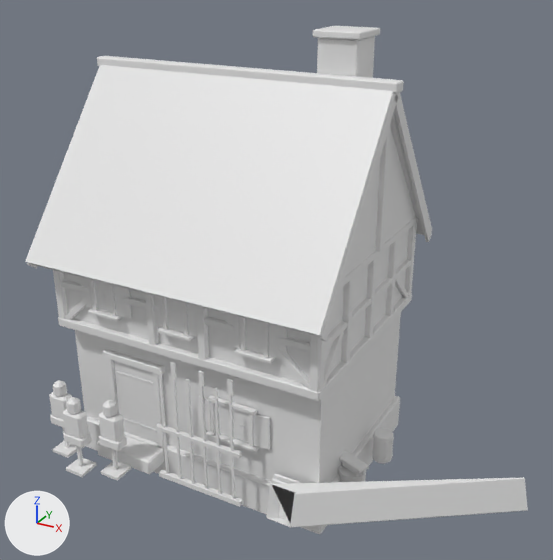
Renders of the glTF model public/buildings/armourer_3.glb from each side of a commit.
Camera for both pictures: a 50 mm camera at (8.93, -14.42, 11.39) aimed at (1.34, -0.63, 4.5). Every picture has the same lights, and +X, +Y and +Z are marked at lower left. The picture after the commit comes second. Vertices at exactly the same position are counted once.

Objects in the first picture: 'armourer_3'.
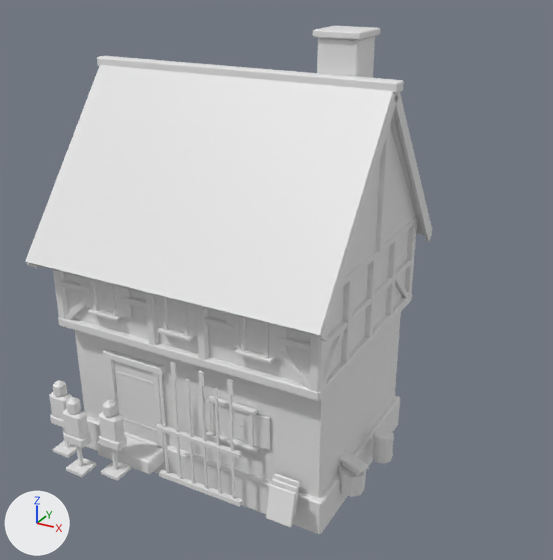
Pixel boxes [x1, y1, x2, y2] of what changed, in the pictures (553 x 560 px; the box of a moved part takes in the faces that stretch with it):
'armourer_3', reshaped (19% narrower): before [25, 26, 528, 534]; after [25, 26, 432, 534]
part 1 of me_armourer_3, moved or reshaped: before [266, 477, 528, 528]; after [266, 484, 295, 527]

Patch to the scene script:
```diff
--- a/public/buildings/armourer_3.glb.py
+++ b/public/buildings/armourer_3.glb.py
@@ me_armourer_3 @@
 # used by ob_armourer_3; location = (0.0, 0.0, 0.0)
-me_armourer_3.from_pydata(...)  # 2693 vertices, 4836 faces; spans x -3.75..7.3, y -3.85..3.21, z -0.5..9.8
-me_armourer_3.vertices[2009].co = (7.25, -0.03, 0.02)
-me_armourer_3.vertices[2010].co = (7.12, 0.02, 0.78)  # pixel (524, 478)
-me_armourer_3.vertices[2011].co = (7.1, 0.02, 0.79)  # pixel (523, 477)
-me_armourer_3.vertices[2012].co = (7.1, 0.0, 0.77)  # pixel (523, 478)
-me_armourer_3.vertices[2013].co = (7.29, -0.05, 0.01)  # pixel (527, 510)
-me_armourer_3.vertices[2014].co = (7.3, -0.05, 0.04)  # pixel (527, 510)
-me_armourer_3.vertices[2015].co = (7.27, -0.06, 0.03)  # pixel (526, 510)
+me_armourer_3.from_pydata(...)  # 2693 vertices, 4842 faces; spans x -3.75..4.04, y -3.85..3.21, z -0.5..9.8
+# me_armourer_3 part 1
+me_armourer_3.vertices[2009].co = (2.41, -2.97, 0.02)
+me_armourer_3.vertices[2010].co = (2.41, -2.85, 0.78)  # pixel (270, 485)
+me_armourer_3.vertices[2011].co = (2.41, -2.82, 0.79)  # pixel (270, 484)
+me_armourer_3.vertices[2012].co = (2.39, -2.83, 0.77)  # pixel (269, 485)
+me_armourer_3.vertices[2013].co = (2.41, -3.02, 0.01)  # pixel (266, 518)
+me_armourer_3.vertices[2014].co = (2.41, -3.03, 0.04)  # pixel (266, 518)
+me_armourer_3.vertices[2015].co = (2.39, -3.01, 0.03)  # pixel (265, 517)
+# other edits to the shape of me_armourer_3 do not show in these pictures
 me_armourer_3.materials.append(mat_ashlar_dcd8d0)
```
